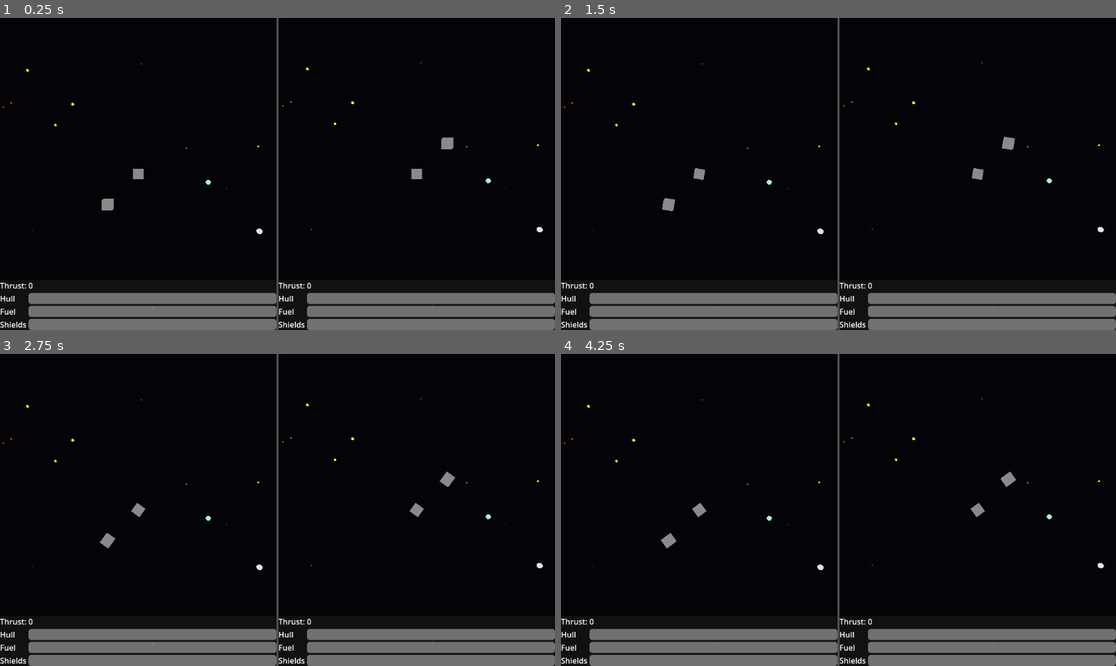
Above: before the commit, frames 1-4 (two rows, left to right).
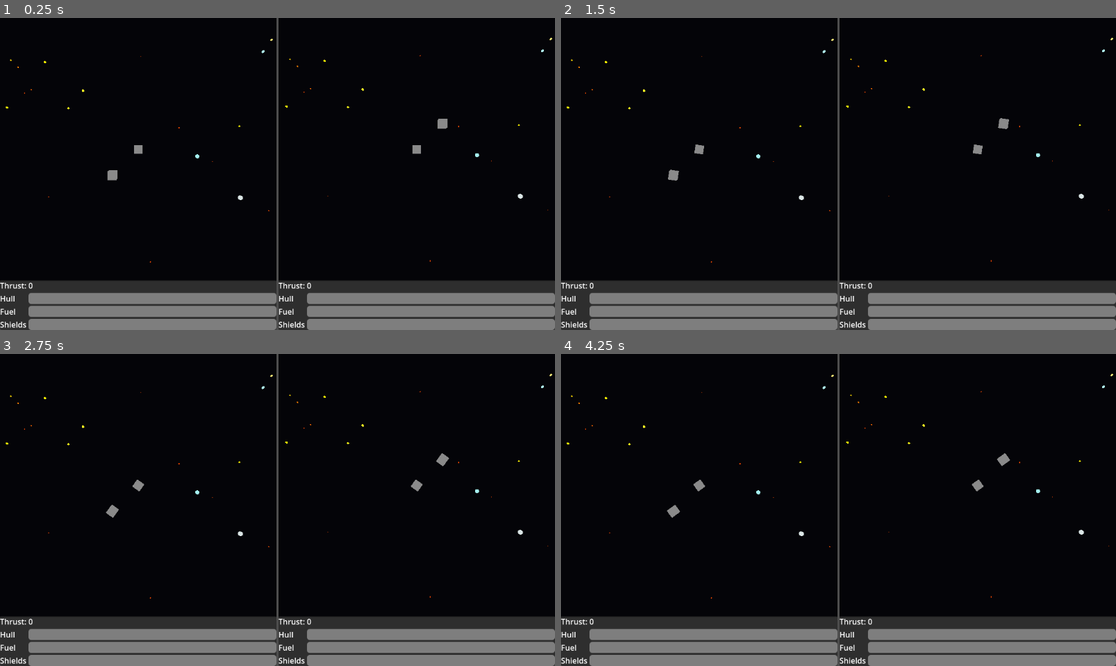
Above: after the commit, the same moments.

Repository: the-alex-g/NewSpaceGame
Game: Godot game, scene res://main/main.tscn
Two runs of this game, one before a commit and one after it. Both use one fixed random seed, a clock stepped at 60 frames per second and the inputs below.
Inputs (mouse positions are in pixels of both pictures, inside the frame that each line leads up to):
- Up to frame 1 (0.25 s): no input
- Up to frame 2 (1.5 s): tap Enter at 0.5 s; move the mouse to (960, 158) at 0.52 s; hold D (right) 0.53-1.28 s; click (960, 158) at 0.67 s; move the mouse to (727, 189) at 1.27 s; hold A (left) from 1.28 s (still down)
- Up to frame 3 (2.75 s): move the mouse to (333, 441) at 2.02 s; release A (left) at 2.03 s; hold D (right) from 2.03 s (still down)
- Up to frame 4 (4.25 s): move the mouse to (810, 572) at 2.77 s; click (810, 572) at 2.92 s; move the mouse to (1005, 556) at 3.52 s; release D (right) at 3.53 s; hold A (left) from 3.53 s (still down)

The runs differ from the first frame. In frame 1, 6.2% of the frame differs, in the area x 0-100%, y 6-100%; in frame 2, 6.2%; in frame 3, 6.2%; in frame 4, 6.2%.

Commit message:
Add a radar

Diff:
--- /dev/null
+++ b/project/hud/radar.gd
@@ -0,0 +1,45 @@
+extends Control
+
+const POINT_RADIUS = 8.0
+const POINT_SPACING = 2.0
+
+var objects_to_track : Array[Node3D] = []
+var central_object : Node3D
+
+@onready var _radar_circle_radius := minf(size.x, size.y) / 2 - \
+	(POINT_RADIUS / 2 + POINT_SPACING)
+
+
+func track_object(object: Node3D) -> void:
+	objects_to_track.append(object)
+
+
+func _get_pos_2d(vector: Vector3) -> Vector2:
+	return Vector2(vector.x, -vector.z)
+
+
+func _get_offset(object: Node3D) -> Vector2:
+	return _get_pos_2d(object.global_position - central_object.global_position) * 20 + size / 2
+
+
+func _is_visible(object: Node3D) -> bool:
+	var offset := _get_offset(object)
+	return offset.x > 0.0 and offset.x < size.x and offset.y > 0.0 and offset.y < size.y
+
+
+func _get_draw_point(object: Node3D) -> Vector2:
+	return Vector2.from_angle(
+		_get_pos_2d(
+			central_object.global_position
+		).angle_to(_get_pos_2d(object.global_position))
+	) * _radar_circle_radius + size / 2
+
+
+func _process(_delta: float) -> void:
+	queue_redraw()
+
+
+func _draw() -> void:
+	for object in objects_to_track:
+		if not _is_visible(object):
+			draw_circle(_get_draw_point(object), POINT_RADIUS, Color.WHITE)
--- /dev/null
+++ b/project/hud/radar.tscn
@@ -0,0 +1,12 @@
+[gd_scene load_steps=2 format=3 uid="uid://yg0t00tlv0lv"]
+
+[ext_resource type="Script" uid="uid://pramtr2uq4sa" path="res://hud/radar.gd" id="1_s8c4f"]
+
+[node name="Radar" type="Control"]
+layout_mode = 3
+anchors_preset = 15
+anchor_right = 1.0
+anchor_bottom = 1.0
+grow_horizontal = 2
+grow_vertical = 2
+script = ExtResource("1_s8c4f")
--- a/project/main/player_display_container.gd
+++ b/project/main/player_display_container.gd
@@ -9,6 +9,9 @@
 	columns = ceilf(sqrt(count))
 	for x in count:
 		_add_player(x)
+	for child_1 in get_children():
+		for child_2 in get_children():
+			child_1.track_object(child_2.get_player())
 
 
 func _add_player(index: int) -> void:
--- a/project/player_display.gd
+++ b/project/player_display.gd
@@ -17,6 +17,11 @@
 @onready var _fuel_bar := %FuelBar
 @onready var _shield_bar := %ShieldBar
 @onready var _thrust_label := %ThrustLabel
+@onready var _radar := $Radar
+
+
+func _ready() -> void:
+	_radar.central_object = _player
 
 
 func set_player_index(value: int) -> void:
@@ -29,12 +34,21 @@
 	return _player.index
 
 
+func get_player() -> Player:
+	return _player
+
+
+func track_object(object: Node3D) -> void:
+	if object != _player:
+		print(object)
+		_radar.track_object(object)
+
+
 func _initialize_player_controls(index: int) -> void:
 	for action in ACTIONS:
 		var action_name := "%s_%d" % [action, index]
 		if index != 0:
 			InputMap.add_action(action_name)
-			print("adding action ", action_name)
 		var event := InputEventJoypadButton.new()
 		event.button_index = ACTIONS[action]
 		event.device = index
--- a/project/player_display.tscn
+++ b/project/player_display.tscn
@@ -1,7 +1,8 @@
-[gd_scene load_steps=3 format=3 uid="uid://djvi11yd6tng5"]
+[gd_scene load_steps=4 format=3 uid="uid://djvi11yd6tng5"]
 
 [ext_resource type="Script" uid="uid://b2jlrx2oglkxl" path="res://player_display.gd" id="1_h5bc6"]
 [ext_resource type="PackedScene" uid="uid://d4i03rbq60ft4" path="res://player/player.tscn" id="1_htkmk"]
+[ext_resource type="PackedScene" uid="uid://yg0t00tlv0lv" path="res://hud/radar.tscn" id="3_dnh4o"]
 
 [node name="PlayerDisplay" type="Control"]
 layout_mode = 3
@@ -19,13 +20,14 @@
 anchors_preset = 15
 anchor_right = 1.0
 anchor_bottom = 1.0
+offset_bottom = -102.0
 grow_horizontal = 2
 grow_vertical = 2
 stretch = true
 
 [node name="SubViewport" type="SubViewport" parent="SubViewportContainer"]
 handle_input_locally = false
-size = Vector2i(1152, 648)
+size = Vector2i(1152, 546)
 render_target_update_mode = 4
 
 [node name="Player" parent="SubViewportContainer/SubViewport" instance=ExtResource("1_htkmk")]
@@ -92,6 +94,10 @@
 value = 100.0
 show_percentage = false
 
+[node name="Radar" parent="." instance=ExtResource("3_dnh4o")]
+layout_mode = 1
+offset_bottom = -102.0
+
 [connection signal="fuel_updated" from="SubViewportContainer/SubViewport/Player" to="." method="_on_player_fuel_updated"]
 [connection signal="health_updated" from="SubViewportContainer/SubViewport/Player" to="." method="_on_player_health_updated"]
 [connection signal="missile_launch_requested" from="SubViewportContainer/SubViewport/Player" to="." method="_on_player_missile_launch_requested"]
Not shown, added: project/hud/radar.gd.uid
